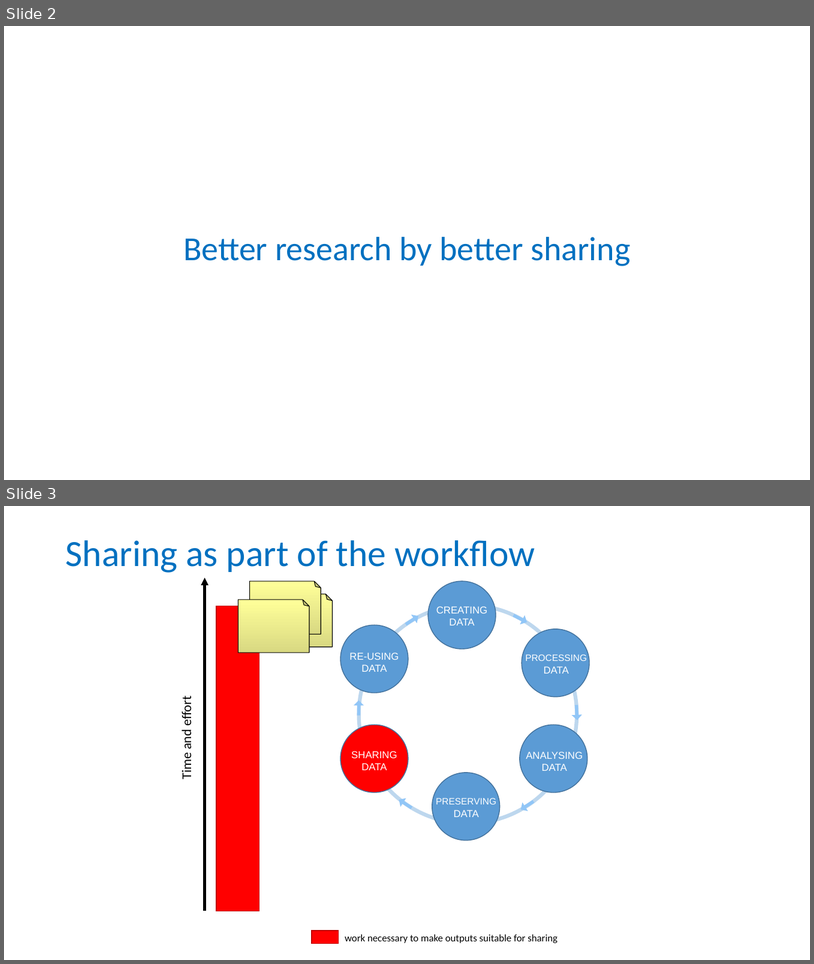
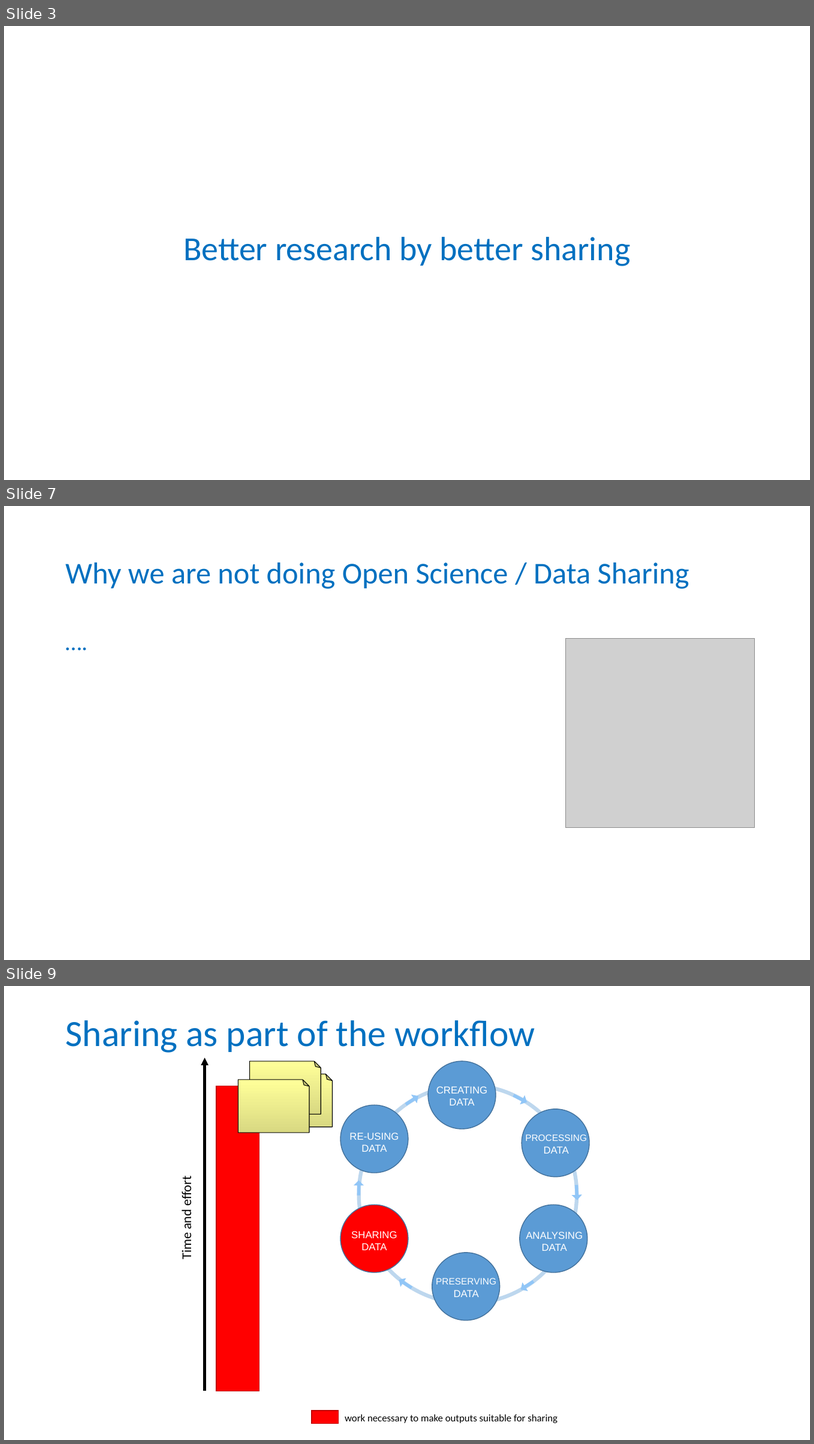
Before and after one commit to tobyhodges/probable-enigma, a slide deck: instructors/01_Why_are_we_here.pptx. Shown one above the other, each under a label of ours: slides 2 and 3 before the commit, slides 3, 7 and 9 after it; the slides between them are not shown. The pictures are 814x964 and 814x1444 pixels, drawn with LibreOffice and Linux fonts; fonts in the diff are those of the drawing; grey boxes stand for pictures; background and template pictures are left out. Boxes give left, top, right and bottom in pixels: in the first picture for what was removed or moved away, otherwise in the second. Text is boxed around its words. In the diff, an @@ line names an element or a change of style, - is before the commit and + after.

```diff
--- a/instructors/01_Why_are_we_here.pptx
+++ b/instructors/01_Why_are_we_here.pptx
@@ slide 7 added at (4, 506, 810, 960), background #FFFFFF @@
@@ title added at (65, 562, 690, 589), 36 pt, text #0070C0 @@
+Why we are not doing Open Science / Data Sharing
@@ text added at (60, 627, 755, 915), 28 pt, text #0070C0 @@
+….
@@ picture added at (566, 639, 755, 828) @@
@@ what was slide 2 is now slide 3 @@
@@ what was slide 3 is now slide 9 @@
```
Also in this commit, not shown: 2 slides changed, 17 other slides added, 1 slide removed, 1 other file.
